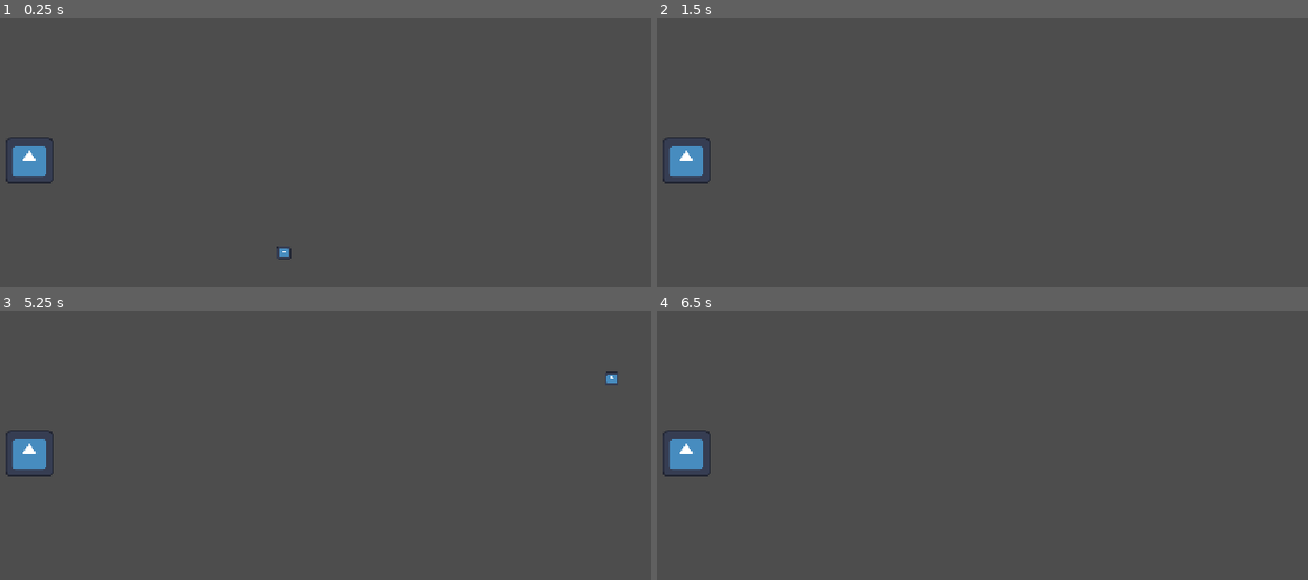
Above: before the commit, frames 1-4 (two rows, left to right).
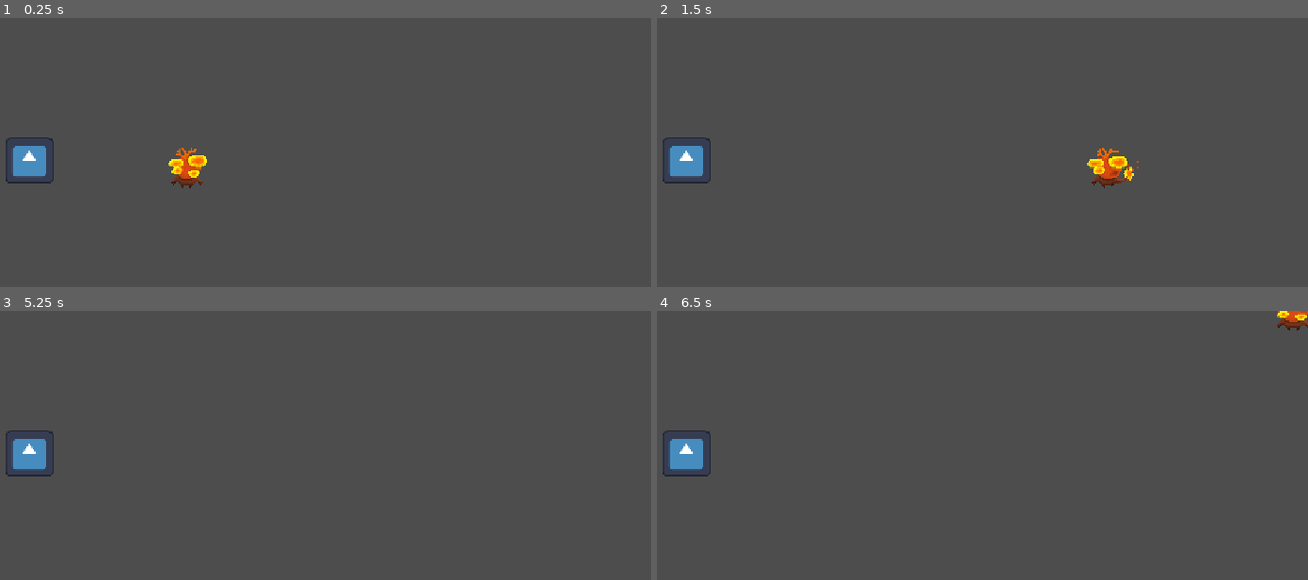
Above: after the commit, the same moments.

Repository: srabin/game_jam_controlled_chaos
Game: Godot game, scene res://world.tscn
Two runs of this game, one before a commit and one after it. Both use one fixed random seed, a clock stepped at 60 frames per second and the inputs below. The engine's default icon, where the game draws it, is replaced by a stand-in: a white triangle on a blue panel in a dark square.
Inputs (mouse positions are in pixels of both pictures, inside the frame that each line leads up to):
- Up to frame 1 (0.25 s): no input
- Up to frame 2 (1.5 s): tap Enter at 0.5 s; move the mouse to (1099, 208) at 0.52 s; hold D (move_right) 0.53-1.28 s; hold Space (dash) 0.53-1.28 s; click (1099, 208) at 0.8 s; move the mouse to (780, 252) at 1.27 s; hold S (move_down) from 1.28 s (still down); click (780, 252) at 1.35 s
- Up to frame 3 (5.25 s): tap Space (dash) at 1.55, 3.05, 3.5, 4.55, 5 s; move the mouse to (351, 429) at 2.02 s; release S (move_down) at 2.03 s; hold D (move_right) 2.03-2.78 s; hold Space (dash) 2.03-2.78 s; click (351, 429) at 2.3 s; move the mouse to (outside the picture) at 2.77 s; hold W (move_up) 2.78-3.53 s; click (outside the picture) at 2.85 s; move the mouse to (outside the picture) at 3.52 s; hold Space (dash) 3.53-4.28 s; hold A (move_left) 3.53-5.03 s; click (outside the picture) at 3.8 s; tap Enter at 4.25 s; move the mouse to (52, 458) at 4.27 s; click (52, 458) at 4.35 s; move the mouse to (312, 523) at 5.02 s; hold S (move_down) from 5.03 s (still down); hold Space (dash) from 5.03 s (still down)
- Up to frame 4 (6.5 s): click (969, 523) at 5.3 s; move the mouse to (819, 415) at 5.77 s; release S (move_down) at 5.78 s; release Space (dash) at 5.78 s; hold D (move_right) from 5.78 s (still down); click (819, 415) at 5.85 s; tap Space (dash) at 6.05 s

The runs differ from the first frame. In frame 1, 0.6% of the frame differs, in the area x 25-45%, y 48-90%; in frame 2, 0.6%; in frame 3, less than 0.1%; in frame 4, 0.3%.

Commit message:
update sprites, add tramates node, start hitboxes

Diff:
--- /dev/null
+++ b/HitBox.gd
@@ -0,0 +1,8 @@
+class_name HitBox
+extends Area2D
+
+@export var damage := 10
+
+func _init() -> void:
+	collision_layer = 2
+	collision_mask = 0
--- /dev/null
+++ b/characters/Tramates/tramates.tscn
@@ -0,0 +1,89 @@
+[gd_scene load_steps=8 format=3 uid="uid://b8o7vw8wbevi2"]
+
+[ext_resource type="Script" uid="uid://cvacjd83gn4fl" path="res://player.gd" id="1_p4iso"]
+[ext_resource type="Texture2D" uid="uid://cgaiklckyf6pd" path="res://characters/Tramates/Trametes Sprite Sheet.png" id="2_51wja"]
+
+[sub_resource type="RectangleShape2D" id="RectangleShape2D_la2f7"]
+size = Vector2(68.5, 66)
+
+[sub_resource type="Animation" id="Animation_i3pqv"]
+resource_name = "idle"
+length = 0.4
+loop_mode = 1
+tracks/0/type = "value"
+tracks/0/imported = false
+tracks/0/enabled = true
+tracks/0/path = NodePath("TramatesSprite:frame")
+tracks/0/interp = 1
+tracks/0/loop_wrap = true
+tracks/0/keys = {
+"times": PackedFloat32Array(0, 0.2),
+"transitions": PackedFloat32Array(1, 1),
+"update": 1,
+"values": [0, 1]
+}
+
+[sub_resource type="Animation" id="Animation_p4iso"]
+length = 0.001
+tracks/0/type = "value"
+tracks/0/imported = false
+tracks/0/enabled = true
+tracks/0/path = NodePath("TramatesSprite:frame")
+tracks/0/interp = 1
+tracks/0/loop_wrap = true
+tracks/0/keys = {
+"times": PackedFloat32Array(0),
+"transitions": PackedFloat32Array(1),
+"update": 1,
+"values": [0]
+}
+
+[sub_resource type="Animation" id="Animation_51wja"]
+resource_name = "light_attack"
+length = 0.666
+step = 0.033
+tracks/0/type = "value"
+tracks/0/imported = false
+tracks/0/enabled = true
+tracks/0/path = NodePath("TramatesSprite:frame")
+tracks/0/interp = 1
+tracks/0/loop_wrap = true
+tracks/0/keys = {
+"times": PackedFloat32Array(0, 0.0333333, 0.0666667, 0.1, 0.133333, 0.166667, 0.2, 0.233333, 0.266667, 0.3, 0.333333, 0.366667, 0.4, 0.433333, 0.466667, 0.5, 0.533333, 0.566667, 0.6, 0.633333),
+"transitions": PackedFloat32Array(1, 1, 1, 1, 1, 1, 1, 1, 1, 1, 1, 1, 1, 1, 1, 1, 1, 1, 1, 1),
+"update": 1,
+"values": [1, 2, 3, 4, 5, 6, 7, 8, 9, 10, 11, 12, 13, 14, 15, 16, 17, 18, 19, 20]
+}
+
+[sub_resource type="AnimationLibrary" id="AnimationLibrary_hqtel"]
+_data = {
+&"RESET": SubResource("Animation_p4iso"),
+&"idle": SubResource("Animation_i3pqv"),
+&"light_attack": SubResource("Animation_51wja")
+}
+
+[node name="Tramates" type="CharacterBody2D"]
+script = ExtResource("1_p4iso")
+
+[node name="TramatesSprite" type="Sprite2D" parent="."]
+scale = Vector2(0.25, 0.25)
+texture = ExtResource("2_51wja")
+hframes = 5
+vframes = 5
+
+[node name="CollisionShape2D" type="CollisionShape2D" parent="."]
+shape = SubResource("RectangleShape2D_la2f7")
+
+[node name="AnimationPlayer" type="AnimationPlayer" parent="."]
+libraries = {
+&"": SubResource("AnimationLibrary_hqtel")
+}
+
+[node name="DashTimer" type="Timer" parent="."]
+wait_time = 0.25
+one_shot = true
+
+[node name="StaminaTimer" type="Timer" parent="."]
+process_callback = 0
+wait_time = 0.075
+one_shot = true
--- a/player.gd
+++ b/player.gd
@@ -2,11 +2,12 @@
 
 @onready var dash_timer = $DashTimer
 @onready var stamina_timer = $StaminaTimer
+@onready var animation_player = $AnimationPlayer
 
 # Player Movement
 var move_input := Vector2.ZERO
 
-const SPEED = 800.0
+const SPEED = 500.0
 const DASH_SPEED = SPEED * 1.6
 const DECELERATION_RATE = SPEED * 0.04
 const ACCELLERATION_RATE = SPEED * 0.09
@@ -16,9 +17,11 @@
 # Player State
 var state: States = States.IDLE
 var stamina := 100.0
+var has_attacked: bool
+var attack_speed := 2.0
 
 
-enum States {IDLE, DASHING, MOVING, HURTING, FALLING}
+enum States {IDLE, DASHING, MOVING, HURTING, FALLING, ATTACKING}
 
 const STAMINA_DASH_COST = 25.0
 
@@ -32,6 +35,7 @@
 		stamina += 1.0
 		stamina_timer.start()
 
+
 func _subtract_stamina() -> void:
 	stamina -= STAMINA_DASH_COST
 	stamina_timer.start()
@@ -40,36 +44,52 @@
 func _process(delta: float) -> void:
 	var direction = Input.get_vector("look_left", "look_right", "look_up", "look_down")
 	var player_position = self.position
-	look_at(player_position + direction)
+	# This needs to be rotated 90 degrees because look_at looks to the right of the sprite by default
+	look_at(player_position + direction.rotated(-1*(PI / 2)))
 
 
-func _dash(horizontal, vertical, dashk, delta):
+func _dash(horizontal, vertical, dash, delta):
 	#if stamina > 0.0:
 	state = States.DASHING
 	dash_timer.start()
 	velocity.x = horizontal * DASH_SPEED
 	velocity.y = vertical * DASH_SPEED
-	#self._subtract_stamina()
+
 
 func _move(horizontal, vertical, delta):
-	state == States.MOVING
+	state = States.MOVING
 	velocity.x = move_toward(velocity.x, horizontal * SPEED, ACCELLERATION_RATE)
 	velocity.y = move_toward(velocity.y, vertical * SPEED, ACCELLERATION_RATE)
 	#velocity.x = horizontal * SPEED
 	#velocity.y = vertical * SPEED
+
+func _light_attack():
+	state = States.ATTACKING
+	var custom_speed = attack_speed
+	animation_player.play("light_attack", -1, custom_speed)
+	animation_player.animation_finished.connect(func(_animation): has_attacked = true)
+
+
 
 
 func _physics_process(delta: float) -> void:
 	var horizontal := Input.get_action_strength("move_right") - Input.get_action_strength("move_left")
 	var vertical := Input.get_action_strength("move_down") - Input.get_action_strength("move_up")
 	var dash := Input.get_action_strength("dash")
+	var light_attack := Input.get_action_strength("light_attack")
+
 	match state:
 		States.IDLE:
+			animation_player.play("idle")
 			self._move(horizontal, vertical, delta)
 			if dash:
 				self._dash(horizontal, vertical, dash, delta)
+			if light_attack:
+				self._light_attack()
+
 		States.DASHING:
-			pass
+			if light_attack:
+				self._light_attack()
 		States.MOVING:
 			if horizontal and vertical:
 				self._move(horizontal, vertical, delta)
@@ -77,10 +97,16 @@
 				state = States.IDLE
 			if dash:
 				self._dash(horizontal, vertical, dash, delta)
+			if light_attack:
+				self._light_attack()
 		States.HURTING:
 			pass
 		States.FALLING:
 			pass
+		States.ATTACKING:
+			if has_attacked:
+				state = States.IDLE
+				has_attacked = false
 
 	velocity.x = move_toward(velocity.x, 0, DECELERATION_RATE)
 	velocity.y = move_toward(velocity.y, 0, DECELERATION_RATE)
--- a/player.tscn
+++ b/player.tscn
@@ -1,7 +1,6 @@
-[gd_scene load_steps=4 format=3 uid="uid://bsfdmaon0snvi"]
+[gd_scene load_steps=3 format=3 uid="uid://bsfdmaon0snvi"]
 
 [ext_resource type="Script" uid="uid://cvacjd83gn4fl" path="res://player.gd" id="1_onrkg"]
-[ext_resource type="Texture2D" uid="uid://70e1ixpbfl1w" path="res://icon.svg" id="2_i3pqv"]
 
 [sub_resource type="RectangleShape2D" id="RectangleShape2D_8mm7a"]
 size = Vector2(68.5, 66)
@@ -9,10 +8,6 @@
 [node name="Player" type="CharacterBody2D"]
 scale = Vector2(0.347449, 0.347449)
 script = ExtResource("1_onrkg")
-
-[node name="Sprite2D" type="Sprite2D" parent="."]
-scale = Vector2(0.539062, 0.515625)
-texture = ExtResource("2_i3pqv")
 
 [node name="CollisionShape2D" type="CollisionShape2D" parent="."]
 shape = SubResource("RectangleShape2D_8mm7a")
--- a/project.godot
+++ b/project.godot
@@ -94,3 +94,9 @@
 "events": [Object(InputEventKey,"resource_local_to_scene":false,"resource_name":"","device":-1,"window_id":0,"alt_press …(192 unchanged characters)…
 ]
 }
+light_attack={
+"deadzone": 0.2,
+"events": [Object(InputEventJoypadButton,"resource_local_to_scene":false,"resource_name":"","device":-1,"button_index":10,"pressure":0.0,"pressed":true,"script":null)
+, Object(InputEventMouseButton,"resource_local_to_scene":false,"resource_name":"","device":-1,"window_id":0,"alt_pressed":false,"shift_pressed":false,"ctrl_pressed":false,"meta_pressed":false,"button_mask":1,"position":Vector2(252, 44),"global_position":Vector2(271, 140),"factor":1.0,"button_index":1,"canceled":false,"pressed":true,"double_click":false,"script":null)
+]
+}
--- a/world.tscn
+++ b/world.tscn
@@ -1,12 +1,15 @@
 [gd_scene load_steps=4 format=3 uid="uid://bupbdiq2fg36y"]
 
 [ext_resource type="Texture2D" uid="uid://70e1ixpbfl1w" path="res://icon.svg" id="1_fj7yv"]
-[ext_resource type="PackedScene" uid="uid://bsfdmaon0snvi" path="res://player.tscn" id="2_tlwt5"]
+[ext_resource type="PackedScene" uid="uid://b8o7vw8wbevi2" path="res://characters/Tramates/tramates.tscn" id="1_tlwt5"]
 
 [sub_resource type="RectangleShape2D" id="RectangleShape2D_d5x1h"]
 size = Vector2(83, 78)
 
 [node name="World" type="Node2D"]
+
+[node name="Tramates" parent="." instance=ExtResource("1_tlwt5")]
+position = Vector2(490, 254)
 
 [node name="StaticBody2D" type="StaticBody2D" parent="."]
 position = Vector2(222, 242)
@@ -17,6 +20,3 @@
 
 [node name="CollisionShape2D" type="CollisionShape2D" parent="StaticBody2D"]
 shape = SubResource("RectangleShape2D_d5x1h")
-
-[node name="Player" parent="." instance=ExtResource("2_tlwt5")]
-position = Vector2(655, 399)
Not shown, added: HitBox.gd.uid
Binary file added: characters/Tramates/Trametes Sprite Sheet.png
Not shown, added: characters/Tramates/Trametes Sprite Sheet.png.import
Not shown, added: .DS_Store
Not shown, added: characters/.DS_Store
Not shown, added: characters/assets/.DS_Store
